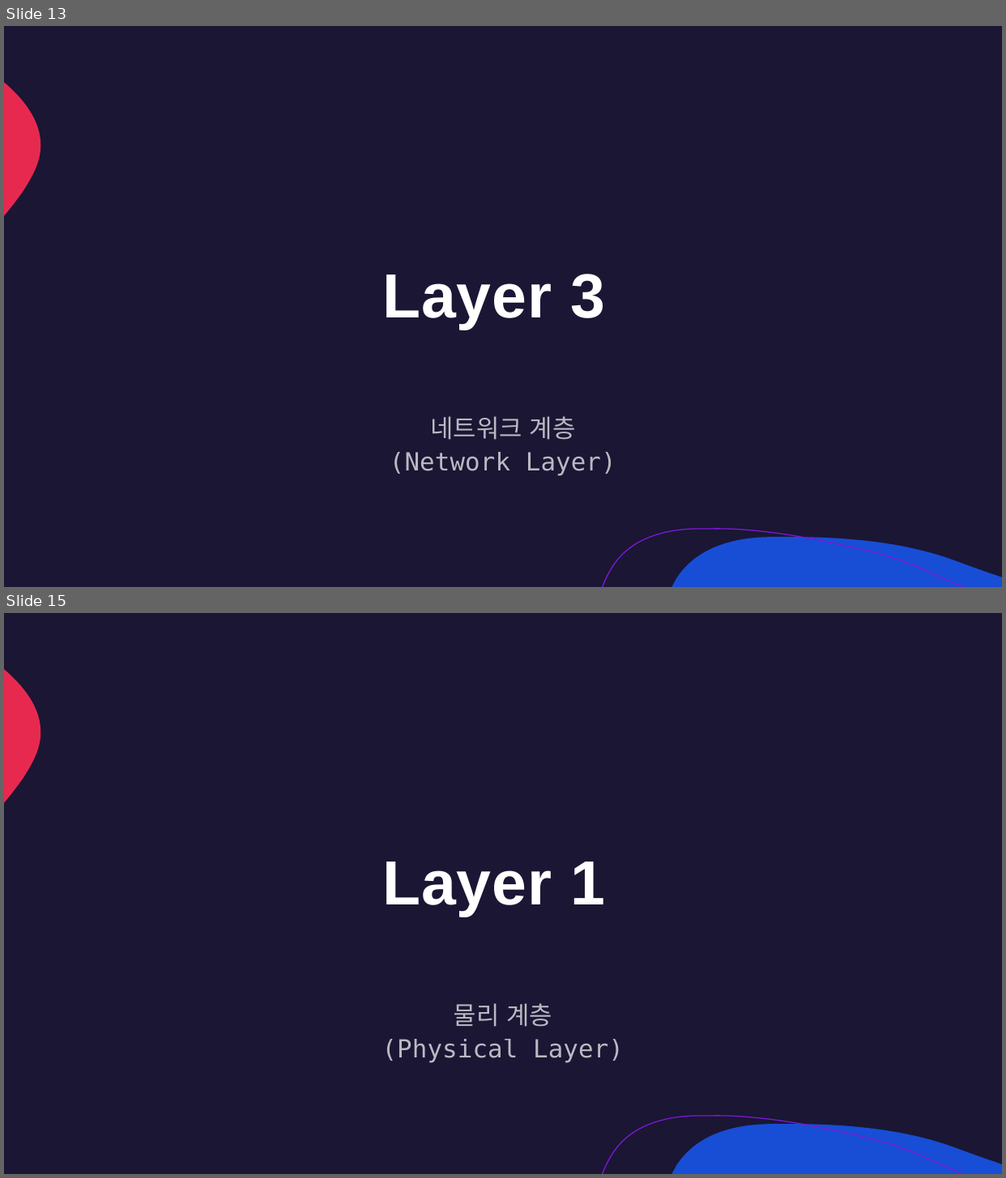
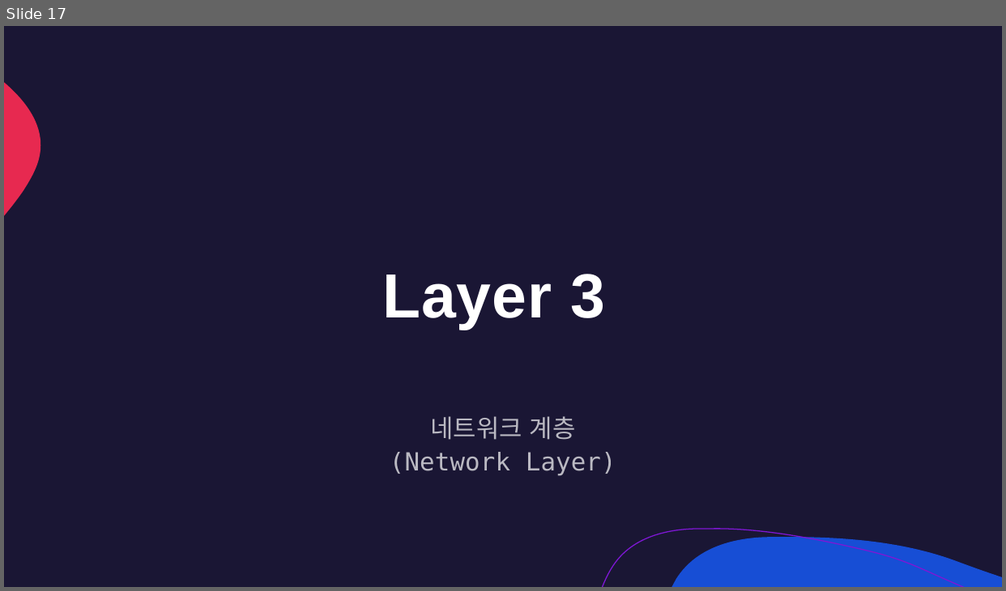
Before and after one commit to lumen4723/2024_network, a slide deck: 2.pptx. Shown one above the other, each under a label of ours: slides 13 and 15 before the commit, slide 17 after it; the slides between them are not shown. The pictures are 1006x1178 and 1006x591 pixels, drawn with LibreOffice and Linux fonts; fonts in the diff are those of the drawing. Boxes give left, top, right and bottom in pixels: in the first picture for what was removed or moved away, otherwise in the second. Text is boxed around its words. In the diff, an @@ line names an element or a change of style, - is before the commit and + after.

```diff
--- a/2.pptx
+++ b/2.pptx
@@ slide 15 removed at (4,613,1002,1174), background #1A1634; not listed: 3 template elements that a slide beside it also shows @@
@@ title removed at (382,862,605,917) @@
-Layer 1
@@ subtitle removed at (382,1003,624,1063) @@
-물리 계층
-(Physical Layer)
@@ what was slide 13 is now slide 17 @@
```
Also in this commit, not shown: 3 slides changed, 16 slides added, 1 other slide removed, 1 other file.
